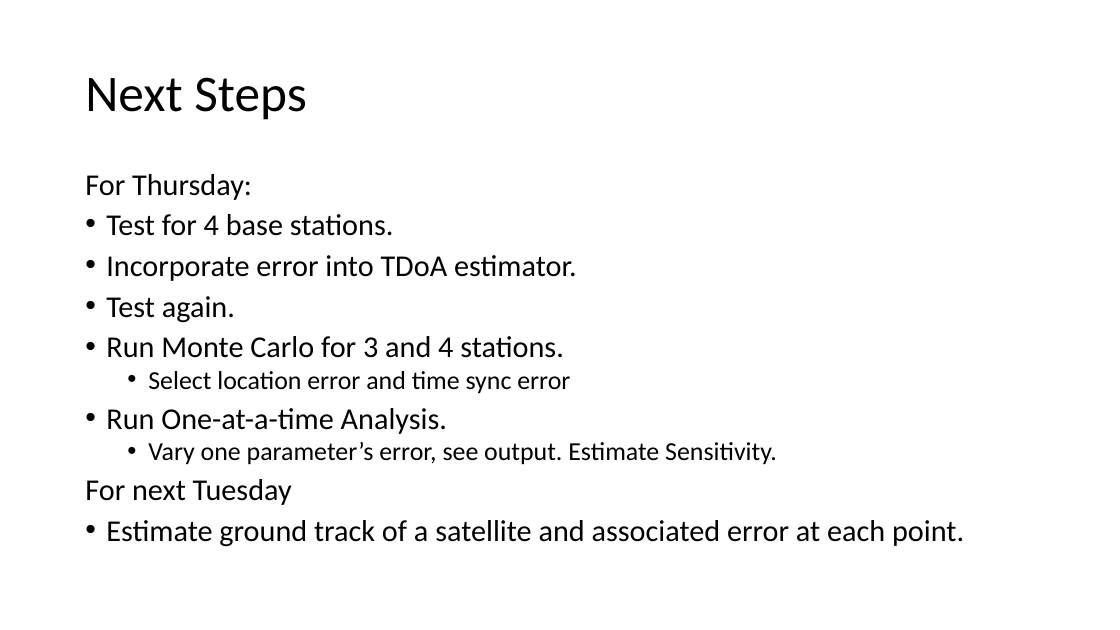
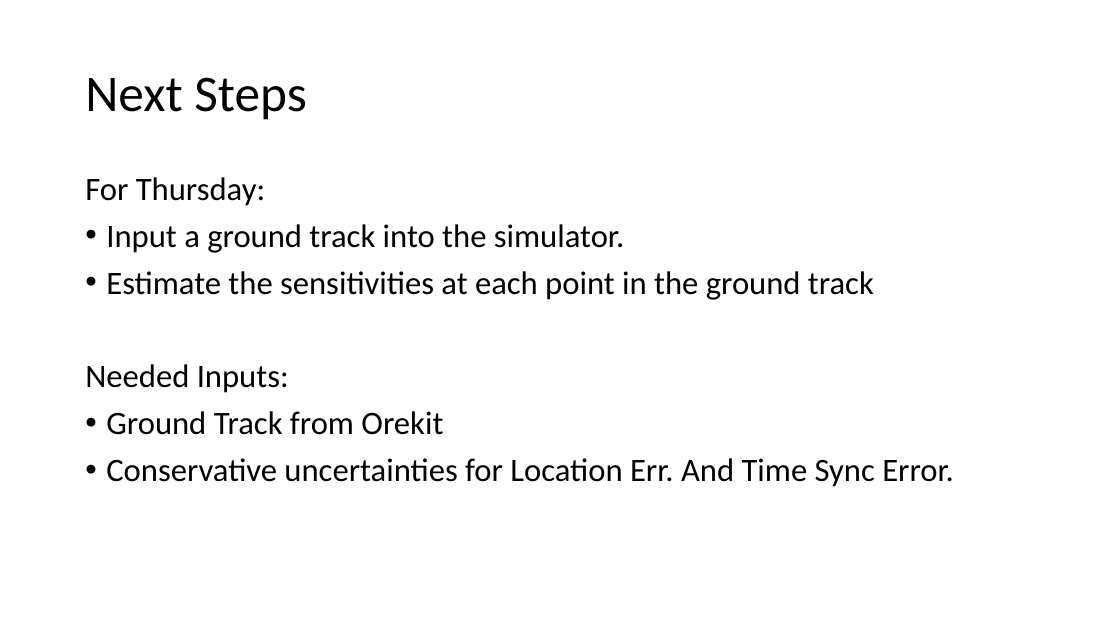
Before and after one commit to MSD-LASSO/FeasibilityStudies, a slide deck: slide 50 of TdoaSim/TDoA Flowchart.pptx (slide 38 before the commit). Drawn at 1120x630 pixels with LibreOffice and Linux fonts; fonts in the diff are those of the drawing. Boxes give left, top, right and bottom in pixels: in the first picture for what was removed or moved away, otherwise in the second. Text is boxed around its words. In the diff, an @@ line names an element or a change of style, - is before the commit and + after.

```diff
--- a/TdoaSim/TDoA Flowchart.pptx
+++ b/TdoaSim/TDoA Flowchart.pptx
@@ text at box(85, 177, 265, 206): size 25.9 to 28 pt in "For Thursday:"; line spacing 0.8 to 0.9 @@
@@ text at box(85, 224, 954, 487): text changed; size 25.9 to 28 pt @@
-• Test for 4 base stations.
-• Incorporate error into TDoA estimator.
-• Test again.
-• Run Monte Carlo for 3 and 4 stations.
-  • Select location error and time sync error
-• Run One-at-a-time Analysis.
-  • Vary one parameter’s error, see output. Estimate Sensitivity.
-For next Tuesday
-• Estimate ground track of a satellite and associated error at each point.
+• Input a ground track into the simulator.
+• Estimate the sensitivities at each point in the ground track
+Needed Inputs:
+• Ground Track from Orekit
+• Conservative uncertainties for Location Err. And Time Sync Error.
```
Also in this commit, not shown: 4 other slides changed, 12 slides added.
